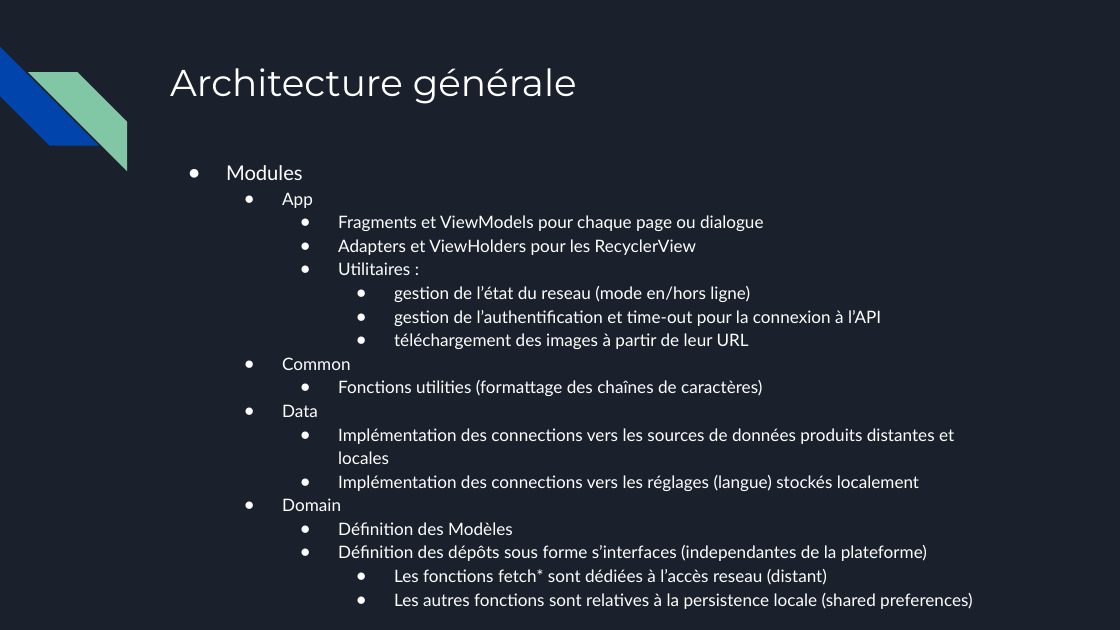
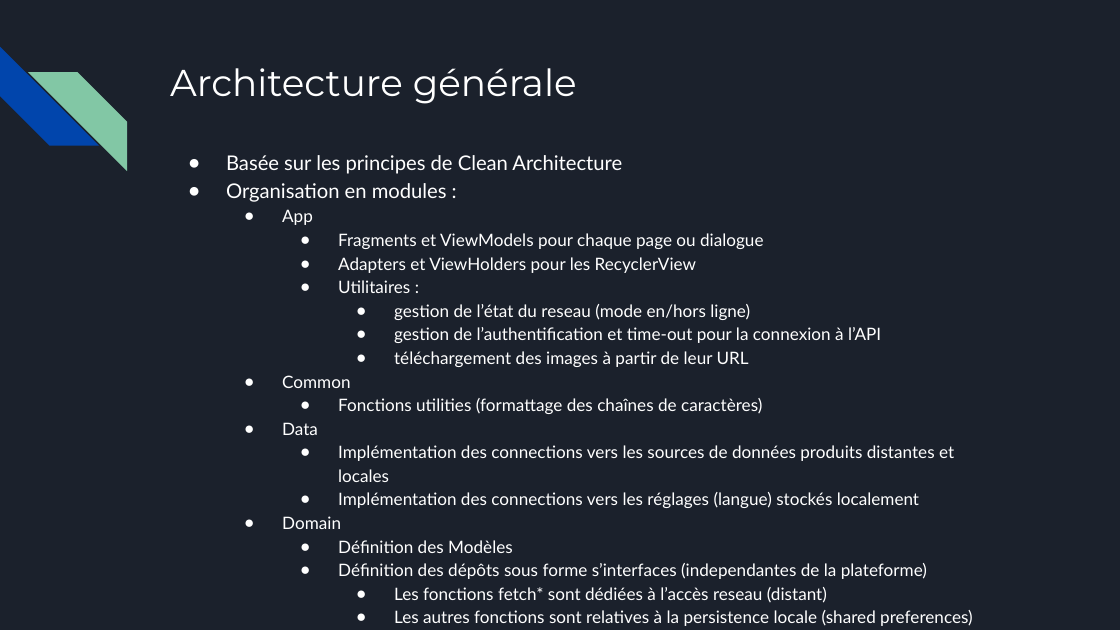
Before and after one commit to mofobo/food-scanner, a slide deck: slide 5 of presentation/food-scanner.pptx. Drawn at 1120x630 pixels with LibreOffice and Linux fonts; fonts in the diff are those of the drawing. Boxes give left, top, right and bottom in pixels: in the first picture for what was removed or moved away, otherwise in the second. Text is boxed around its words. In the diff, an @@ line names an element or a change of style, - is before the commit and + after.

Commit message:
Improve fragments description

```diff
--- a/presentation/food-scanner.pptx
+++ b/presentation/food-scanner.pptx
@@ text "Basée sur les principes de ..." moved from (x1=226, y1=165, x2=973, y2=609) to (x1=226, y1=155, x2=973, y2=626) @@
@@ text at (x1=226, y1=155, x2=622, y2=202): text changed @@
-● Modules
+● Basée sur les principes de Clean Architecture
+● Organisation en modules :
```
Also in this commit, not shown: 5 other slides changed, 1 slide removed.
